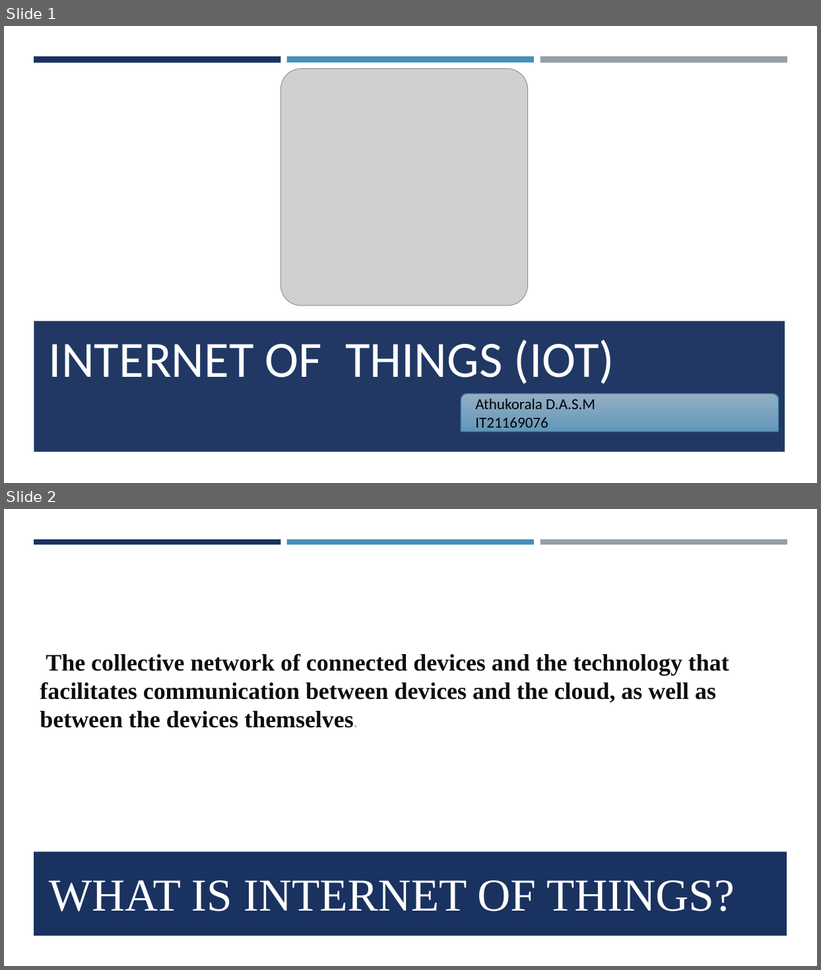
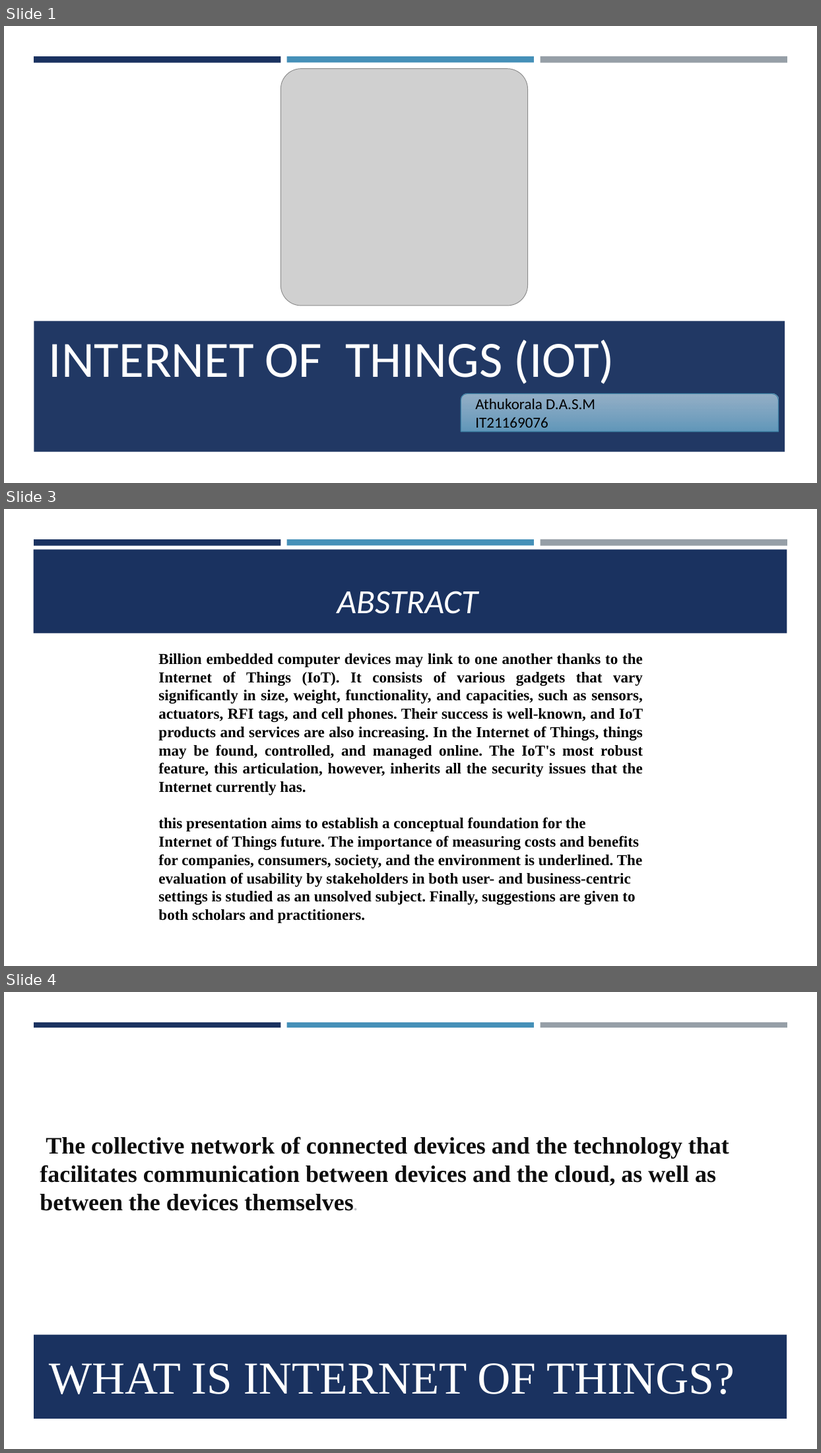
Before and after one commit to IT21169076/2nd-year-1st-sem-projects, a slide deck: ICS PPT.pptx. Shown one above the other, each under a label of ours: slides 1 and 2 before the commit, slides 1, 3 and 4 after it; the slides between them are not shown. The pictures are 821x970 and 821x1453 pixels, drawn with LibreOffice and Linux fonts; fonts in the diff are those of the drawing; grey boxes stand for pictures; background and template pictures are left out. Boxes give left, top, right and bottom in pixels: in the first picture for what was removed or moved away, otherwise in the second. Text is boxed around its words. In the diff, an @@ line names an element or a change of style, - is before the commit and + after.

```diff
--- a/ICS PPT.pptx
+++ b/ICS PPT.pptx
@@ slide 3 added at [4, 509, 817, 966], background #FFFFFF; not listed: 3 template elements that a slide beside it also shows @@
@@ rectangle added at [33, 549, 787, 634], fill #1A3260 @@
@@ title added at [337, 591, 479, 614], 40 pt, text #FFFFFF, italic @@
+ABSTRACT
@@ text added at [158, 654, 643, 923], 18 pt, text #000000, bold @@
+Billion embedded computer devices may link to one another thanks to the Internet of Things (IoT). It consists of various gadgets that vary significantly in size, weight, functionality, and capacities, such as sensors, actuators, RFI tags, and cell phones. Their success is well-known, and IoT products and services are also increasing. In the Internet of Things, things may be found, controlled, and managed online. The IoT's most robust feature, this articulation, however, inherits all the security issues that the Internet currently has.
+this presentation aims to establish a conceptual foundation for the Internet of Things future. The importance of measuring costs and benefits for companies, consumers, society, and the environment is underlined. The evaluation of usability by stakeholders in both user- and business-centric settings is studied as an unsolved subject. Finally, suggestions are given to both scholars and practitioners.
@@ what was slide 2 is now slide 4 @@
```
Also in this commit, not shown: 1 other slide added.
